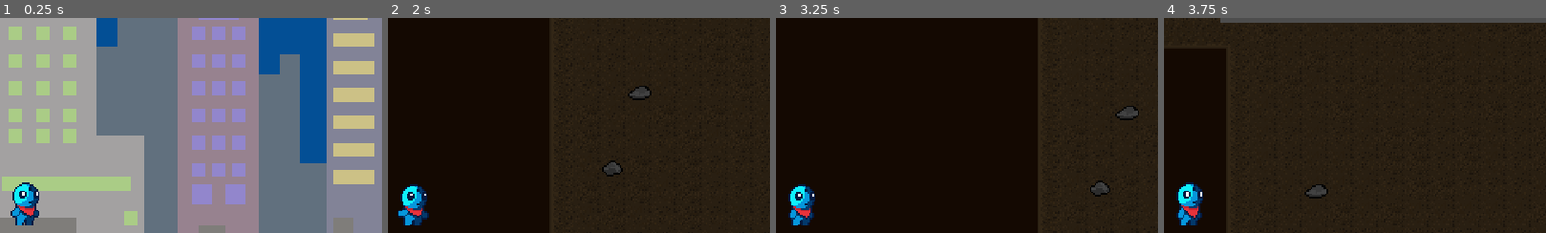
Above: before the commit, frames 1-4 (left to right).
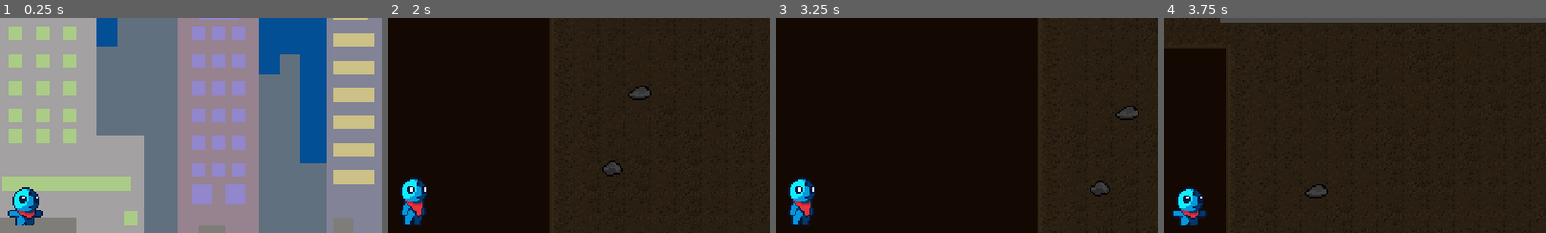
Above: after the commit, the same moments.

Repository: Final-Cake-Games/pirate-software-gamejam-14
Game: Godot game, scene res://scenes/test_level.tscn
Two runs of this game, one before a commit and one after it. Both use one fixed random seed, a clock stepped at 60 frames per second and the inputs below. The project has no main scene, so this scene is started directly.
Inputs:
- Up to frame 1 (0.25 s): no input
- Up to frame 2 (2 s): hold D (move_right) from 0.53 s (still down); tap Space (jump) at 0.6, 0.77, 1.07, 1.35, 1.52, 1.82 s
- Up to frame 3 (3.25 s): release D (move_right) at 2.03 s; hold A (move_left) 2.03-2.78 s; tap Space (jump) at 2.1, 2.85, 3.02 s; hold D (move_right) from 2.78 s (still down)
- Up to frame 4 (3.75 s): keep holding D (move_right); tap Space (jump) at 3.32, 3.6 s
The pictures show only the part of the screen within x 46-96%, y 20-70%; the shares and areas given below are measured in that part.

The runs differ from the first frame. In frame 1, 0.8% of the frame differs, in the area x 2-12%, y 76-96%; in frame 2, 1.0%; in frame 3, 1.0%, in the area x 3-11%, y 74-97%; in frame 4, 0.9%.

Commit message:
Added animation updater function
Called in process for speed. Checks player status and updates animations. Currently run, jump, fall and idle.

Diff:
--- a/scripts/player.gd
+++ b/scripts/player.gd
@@ -14,10 +14,11 @@
 var direction : float  # Input do utilizador (direção no X)
 var jumps_available = MAX_JUMPS
 
-func _process(delta):
+func _process(_delta):
 	direction = Input.get_axis('move_left', 'move_right')
 	if Input.is_action_just_pressed('jump') && jumps_available > 0:
 		jump()
+	animation_updater()
 
 func _physics_process(delta):
 	move_and_slide()  # Chamado 1º para atualizar is_on_floor() antes de dar rest ao MAX_JUMPS
@@ -40,3 +41,21 @@
 		velocity.y = -SECOND_JUMP_FORCE
 
 	jumps_available -= 1
+
+func animation_updater():
+	# Responsável por atualizar as animações
+	if direction != 0:  # Se for 0 não atualiza e guarda a ultima alteração
+		player_sprite.flip_h = (direction == -1)  # Se a direção for esquerda liga o flip na horizontal
+
+	if is_on_floor():
+		if velocity == Vector2.ZERO:
+			animation_player.play('idle')
+		else:
+			animation_player.play('run')
+	else:
+		if velocity.y < 0:  # A subir
+			animation_player.play('jump_1')
+			if player_sprite.frame == 3:  # Pausa a animação na ultima frame
+				animation_player.pause()
+		else:  # A descer
+			animation_player.play('fall')
